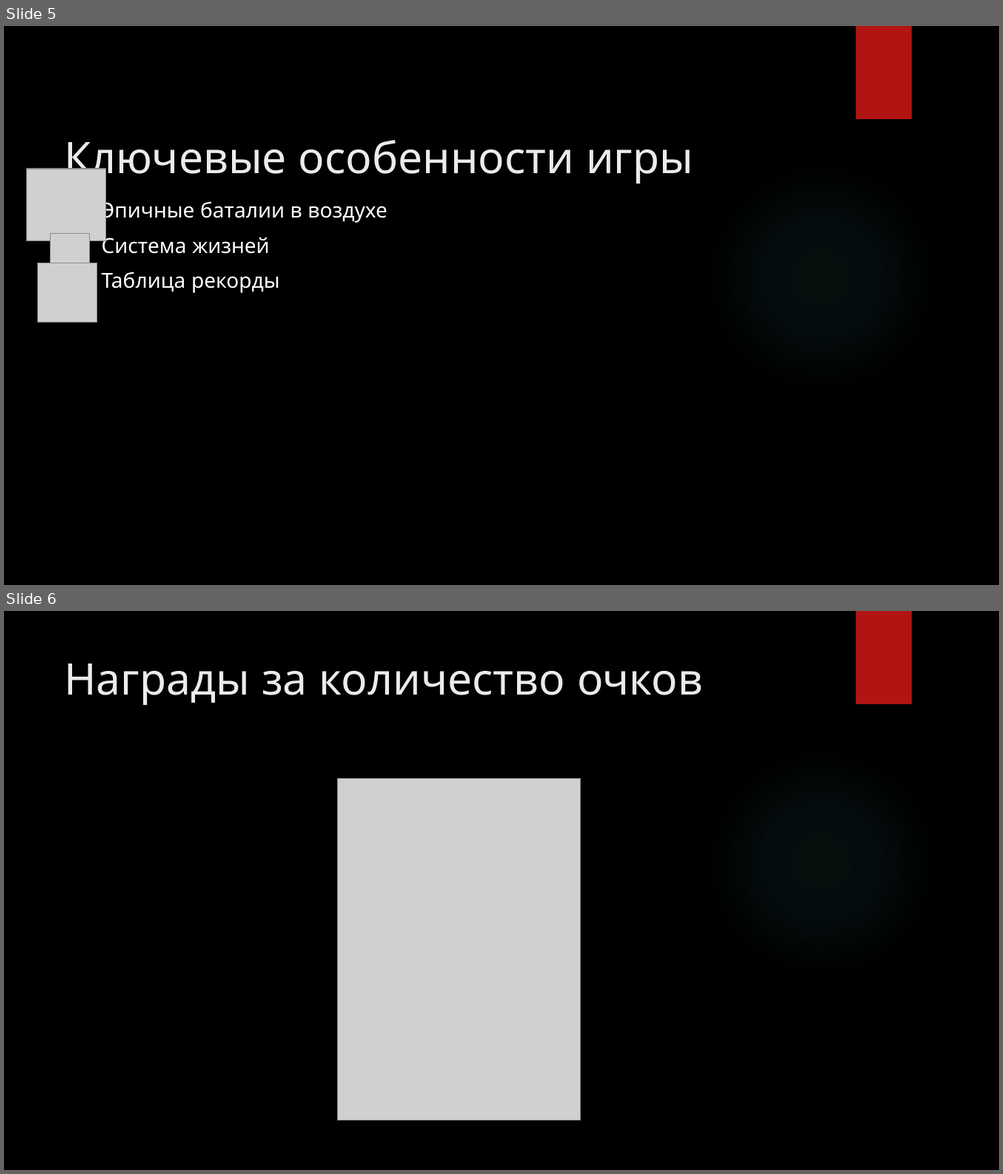
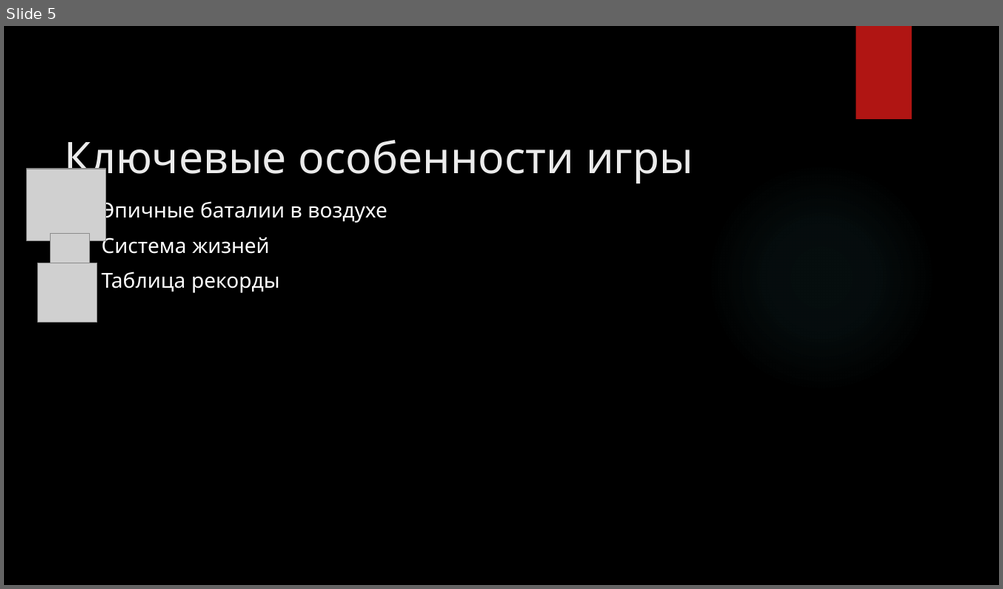
Before and after one commit to nikto2890/Final-Project, a slide deck: Sky of doom обзор.pptx. Shown one above the other, each under a label of ours: slides 5 and 6 before the commit, slide 5 after it. The pictures are 1003x1174 and 1003x589 pixels, drawn with LibreOffice and Linux fonts; fonts in the diff are those of the drawing; grey boxes stand for pictures; background and template pictures are left out. Boxes give left, top, right and bottom in pixels: in the first picture for what was removed or moved away, otherwise in the second. Text is boxed around its words. In the diff, an @@ line names an element or a change of style, - is before the commit and + after.

```diff
--- a/Sky of doom обзор.pptx
+++ b/Sky of doom обзор.pptx
@@ slide 6 removed at box(4, 611, 999, 1170), background picture (left out); not listed: 2 template elements that a slide beside it also shows @@
@@ title removed at box(64, 664, 703, 705) @@
-Награды за количество очков
@@ picture removed at box(338, 778, 580, 1121) @@
```
Also in this commit, not shown: 1 slide changed.
